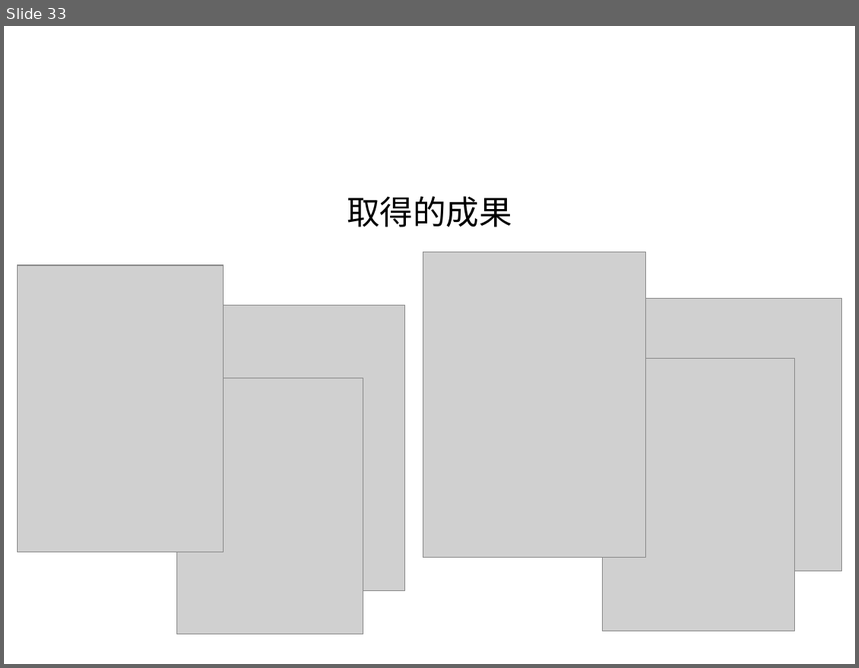
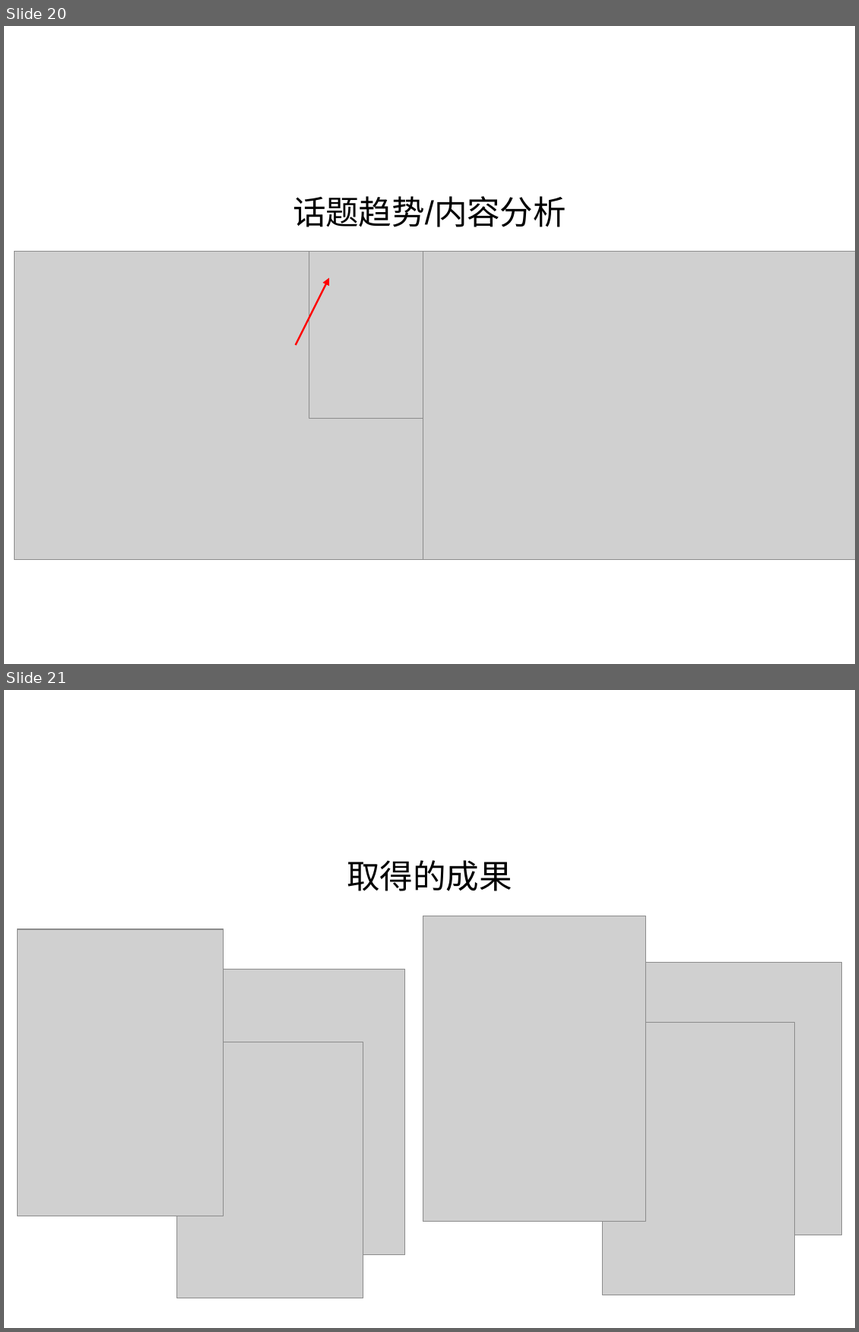
Before and after one commit to shqcandy/Report, a slide deck: 报告_v1.ppt. Shown one above the other, each under a label of ours: slide 33 before the commit, slides 20 and 21 after it. The pictures are 859x668 and 859x1332 pixels, drawn with LibreOffice and Linux fonts; fonts in the diff are those of the drawing; grey boxes stand for pictures; background and template pictures are left out. Boxes give left, top, right and bottom in pixels: in the first picture for what was removed or moved away, otherwise in the second. Text is boxed around its words. In the diff, an @@ line names an element or a change of style, - is before the commit and + after.

Commit message:
ppt: this is the big pictures in the ppt

```diff
--- a/报告_v1.ppt
+++ b/报告_v1.ppt
@@ slide 20 added at [4,26,855,664], background picture (left out) @@
@@ title added at [293,196,566,227], 28 pt, text #000000 @@
+话题趋势/内容分析
@@ picture added at [14,252,563,560] @@
@@ picture added at [309,252,607,419] @@
@@ picture added at [423,252,855,560] @@
@@ arrow added from (296, 345) to (329, 278), #FF0000 1.5 pt @@
@@ what was slide 33 is now slide 21 @@
```
Also in this commit, not shown: 10 slides changed, 9 other slides added, 22 slides removed, 22 other files.
